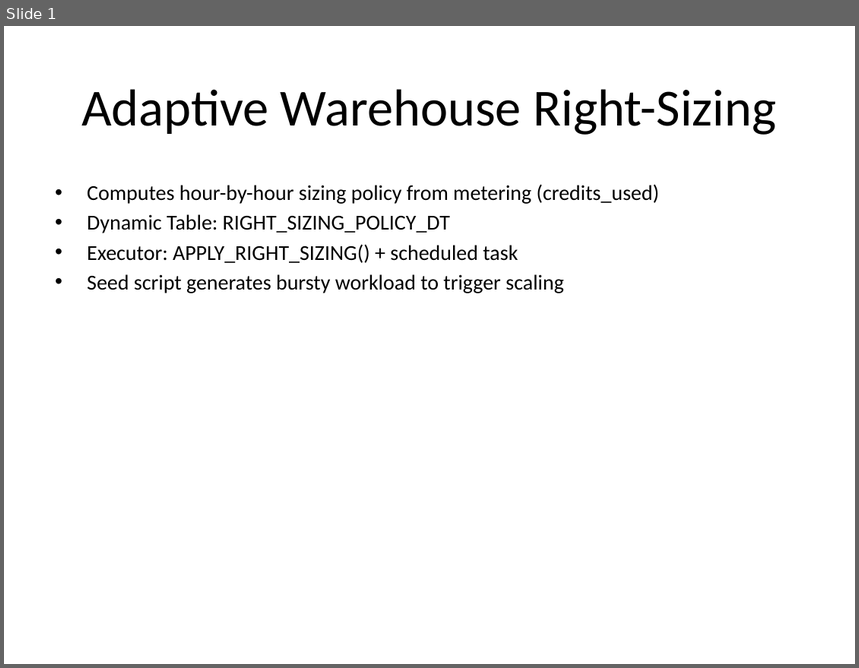
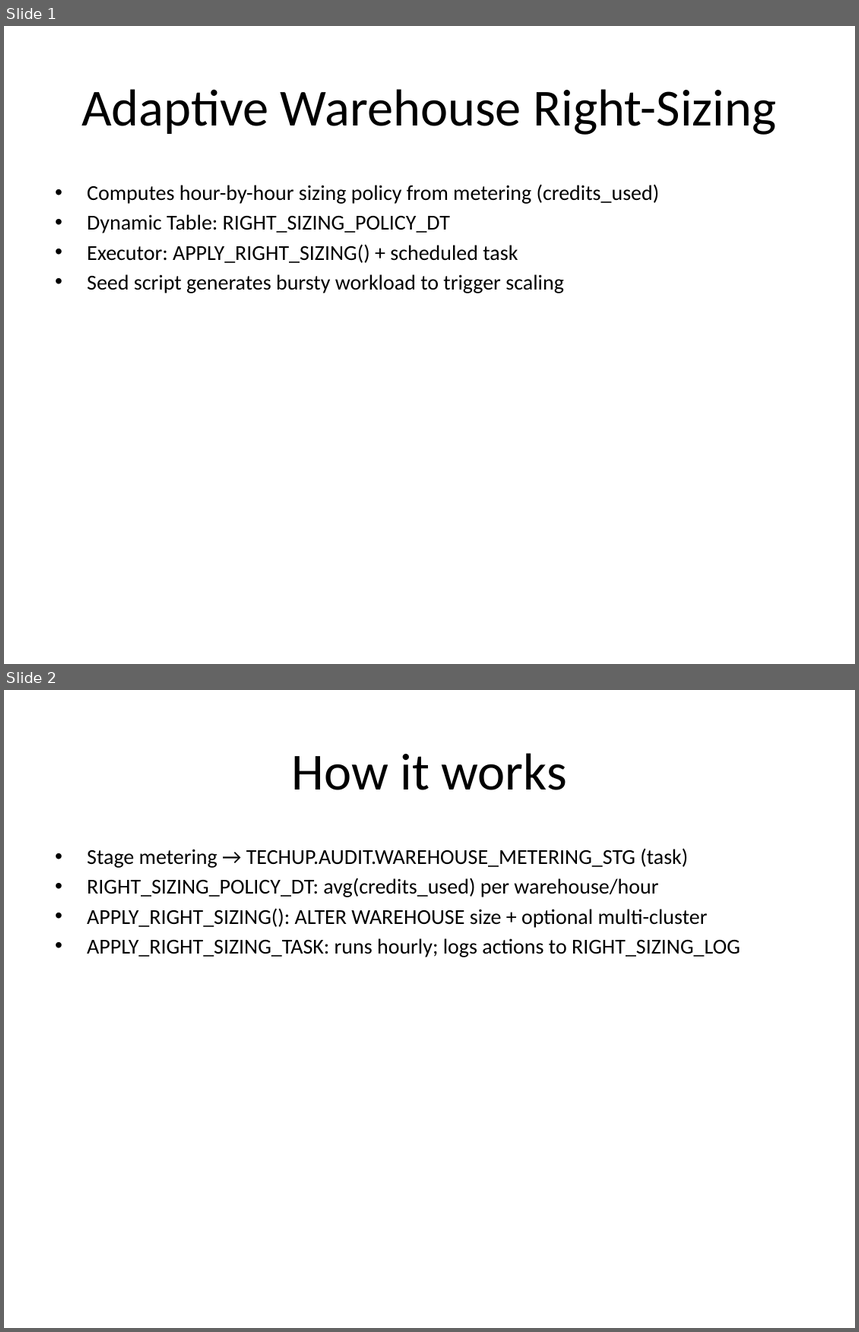
Before and after one commit to sfc-gh-tracker/TechUp, a slide deck: Adaptive Right-Sizing/overview.pptx. Shown one above the other, each under a label of ours: slide 1 before the commit, slides 1 and 2 after it. The pictures are 859x668 and 859x1332 pixels, drawn with LibreOffice and Linux fonts; fonts in the diff are those of the drawing. Boxes give left, top, right and bottom in pixels: in the first picture for what was removed or moved away, otherwise in the second. Text is boxed around its words. In the diff, an @@ line names an element or a change of style, - is before the commit and + after.

Commit message:
Slides: add detailed 'How it works' second slide to each deck

```diff
--- a/Adaptive Right-Sizing/overview.pptx
+++ b/Adaptive Right-Sizing/overview.pptx
@@ slide 2 added at [4, 690, 855, 1328], background #FFFFFF @@
@@ title added at [292, 753, 566, 790], 44 pt, text #000000 @@
+How it works
@@ text added at [87, 848, 740, 958], 18 pt, text #000000 @@
+• Stage metering → TECHUP.AUDIT.WAREHOUSE_METERING_STG (task)
+• RIGHT_SIZING_POLICY_DT: avg(credits_used) per warehouse/hour
+• APPLY_RIGHT_SIZING(): ALTER WAREHOUSE size + optional multi-cluster
+• APPLY_RIGHT_SIZING_TASK: runs hourly; logs actions to RIGHT_SIZING_LOG
```
Also in this commit, not shown: 4 other files.
